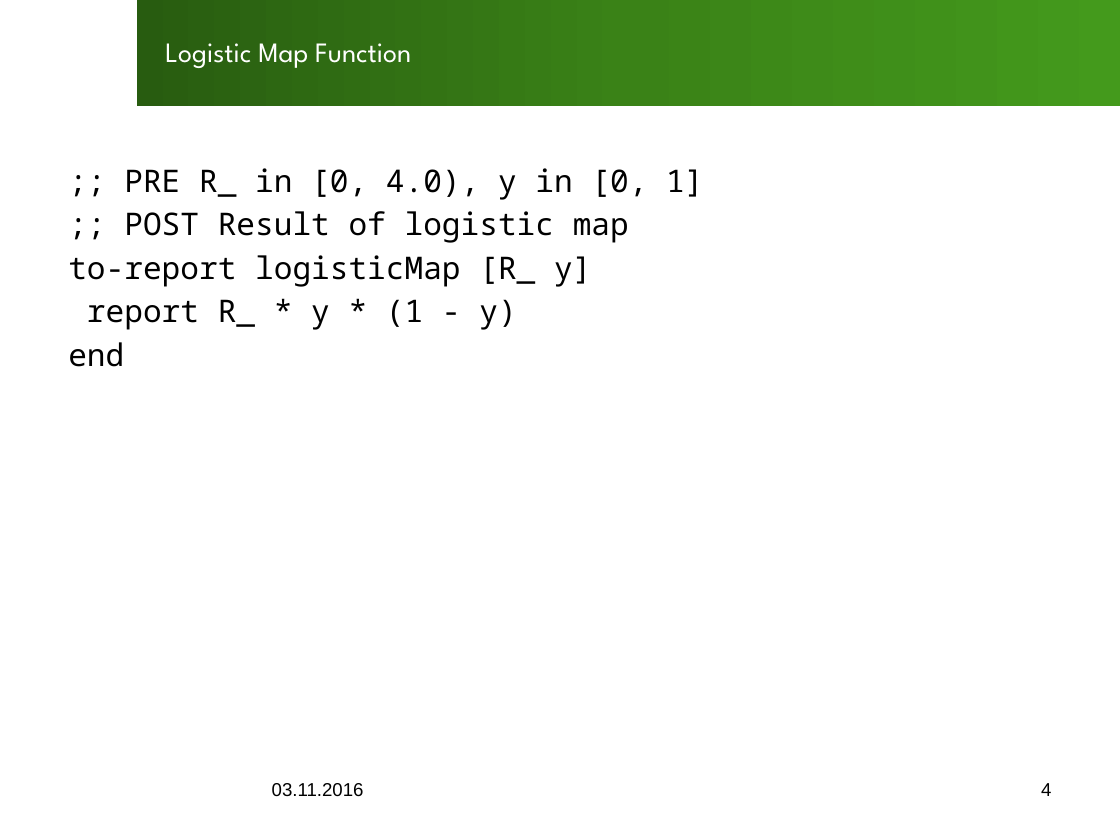
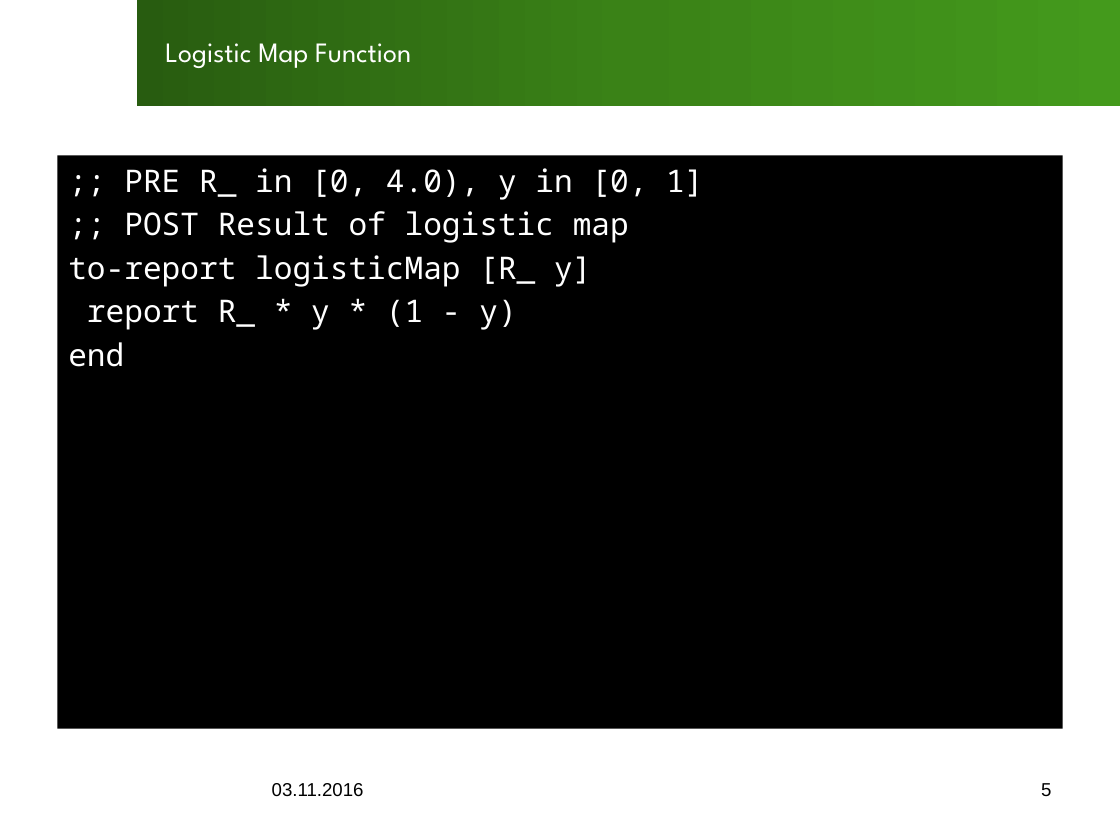
Before and after one commit to SOAS-Uni-Augsburg/ws16-17-group-13, a slide deck: slide 5 of Blatt02/Aufgabe01/Slides.pptx (slide 4 before the commit). Drawn at 1120x840 pixels with LibreOffice and Linux fonts; fonts in the diff are those of the drawing; background and template pictures are left out. Boxes give left, top, right and bottom in pixels: in the first picture for what was removed or moved away, otherwise in the second. Text is boxed around its words. In the diff, an @@ line names an element or a change of style, - is before the commit and + after.

Commit message:
Updates Slides with new graphics and slight restructuring Makes the slides wear fancy pants Adds Logistic Plot Python File

```diff
--- a/Blatt02/Aufgabe01/Slides.pptx
+++ b/Blatt02/Aufgabe01/Slides.pptx
@@ text ";; PRE R_ in [0, ...": place and size @@
-text ";; PRE R_ in [0, ..." at [68, 168, 703, 367]
+text ";; PRE R_ in [0, ..." at [57, 156, 1063, 729]
@@ text ";; PRE R_ in [0, ..." at [57, 156, 1063, 729]: text colour #000000 to #FFFFFF; fill none to #000000 @@
@@ page number at [1041, 783, 1051, 796]: text changed @@
-4
+5
```
Also in this commit, not shown: 5 other slides changed, 5 slides added, 1 other file.
